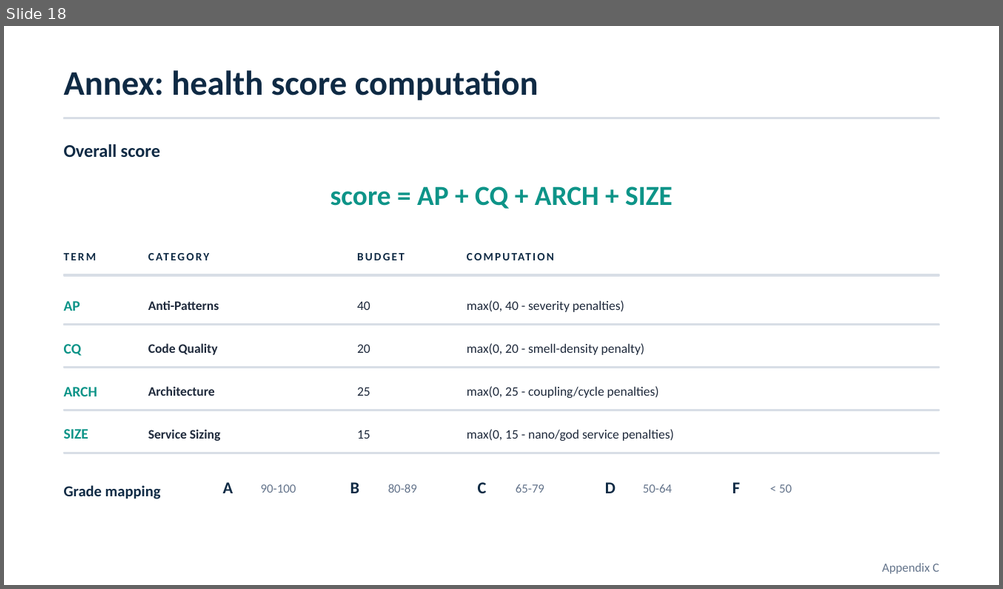
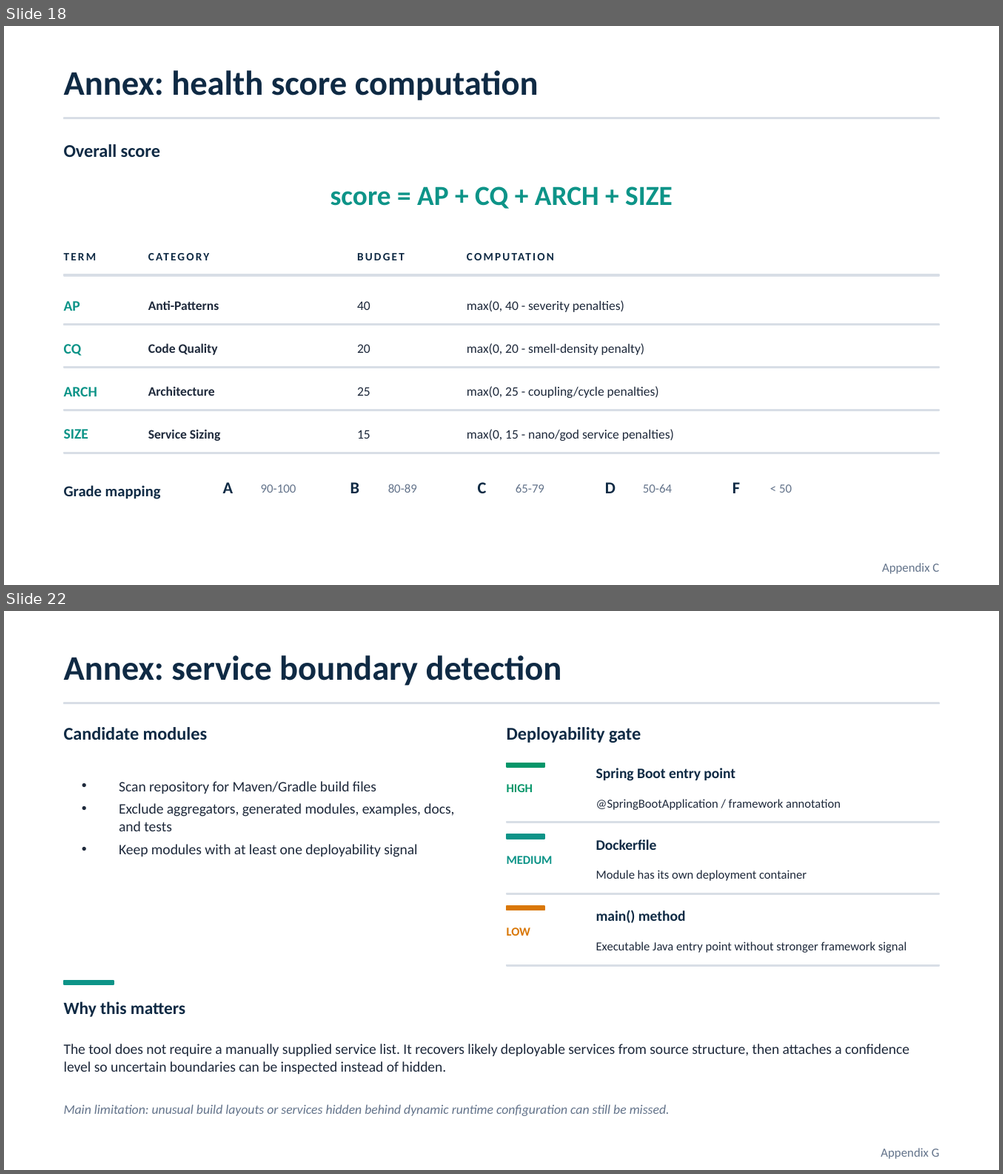
Before and after one commit to andrei45635/dissertation_backend, a slide deck: thesis/presentation/MSA_Detector_Defense_improved_v2.pptx. Shown one above the other, each under a label of ours: slide 18 before the commit, slides 18 and 22 after it; the slides between them are not shown. The pictures are 1003x589 and 1003x1174 pixels, drawn with LibreOffice and Linux fonts; fonts in the diff are those of the drawing. Boxes give left, top, right and bottom in pixels: in the first picture for what was removed or moved away, otherwise in the second. Text is boxed around its words. In the diff, an @@ line names an element or a change of style, - is before the commit and + after.

```diff
--- a/thesis/presentation/MSA_Detector_Defense_improved_v2.pptx
+++ b/thesis/presentation/MSA_Detector_Defense_improved_v2.pptx
@@ slide 22 added at (x1=4, y1=611, x2=999, y2=1170), background #FFFFFF @@
@@ text added at (x1=64, y1=655, x2=562, y2=686), 25 pt, text #0F2A44, bold @@
+Annex: service boundary detection
@@ rectangle added at (x1=64, y1=703, x2=939, y2=703), fill #D8DEE6, outline #D8DEE6 1 pt @@
@@ text added at (x1=64, y1=727, x2=207, y2=740), 13 pt, text #0F2A44, bold @@
+Candidate modules
@@ text added at (x1=506, y1=727, x2=640, y2=743), 13 pt, text #0F2A44, bold @@
+Deployability gate
@@ rectangle added at (x1=506, y1=763, x2=544, y2=767), fill #059669, outline #059669 1 pt @@
@@ text added at (x1=119, y1=781, x2=454, y2=857), 10.5 pt, text #1E293B @@
+• Scan repository for Maven/Gradle build files
+• Exclude aggregators, generated modules, examples, docs, and tests
+• Keep modules with at least one deployability signal
@@ text added at (x1=506, y1=784, x2=532, y2=792), 8.8 pt, text #059669, bold @@
+HIGH
@@ text added at (x1=596, y1=768, x2=735, y2=781), 10.5 pt, text #0F2A44, bold @@
+Spring Boot entry point
@@ text added at (x1=596, y1=799, x2=840, y2=810), 8.9 pt, text #1E293B @@
+@SpringBootApplication / framework annotation
@@ rectangle added at (x1=506, y1=822, x2=939, y2=823), fill #D8DEE6, outline #D8DEE6 1 pt @@
@@ rectangle added at (x1=506, y1=834, x2=544, y2=839), fill #0D9488, outline #0D9488 1 pt @@
@@ text added at (x1=596, y1=840, x2=657, y2=850), 10.5 pt, text #0F2A44, bold @@
+Dockerfile
@@ text added at (x1=506, y1=856, x2=552, y2=864), 8.8 pt, text #0D9488, bold @@
+MEDIUM
@@ text added at (x1=596, y1=870, x2=806, y2=881), 8.9 pt, text #1E293B @@
+Module has its own deployment container
@@ rectangle added at (x1=506, y1=894, x2=939, y2=894), fill #D8DEE6, outline #D8DEE6 1 pt @@
@@ rectangle added at (x1=506, y1=906, x2=544, y2=911), fill #D97706, outline #D97706 1 pt @@
@@ text added at (x1=596, y1=910, x2=686, y2=923), 10.5 pt, text #0F2A44, bold @@
+main() method
@@ text added at (x1=506, y1=928, x2=530, y2=936), 8.8 pt, text #D97706, bold @@
+LOW
@@ text added at (x1=596, y1=942, x2=906, y2=953), 8.9 pt, text #1E293B @@
+Executable Java entry point without stronger framework signal
@@ rectangle added at (x1=506, y1=965, x2=939, y2=966), fill #D8DEE6, outline #D8DEE6 1 pt @@
@@ rectangle added at (x1=64, y1=981, x2=114, y2=985), fill #0D9488, outline #0D9488 1 pt @@
@@ text added at (x1=64, y1=1002, x2=185, y2=1017), 12.5 pt, text #0F2A44, bold @@
+Why this matters
@@ text added at (x1=64, y1=1044, x2=909, y2=1074), 10.5 pt, text #1E293B @@
+The tool does not require a manually supplied service list. It recovers likely deployable services from source structure, then attaches a confidence level so uncertain boundaries can be inspected instead of hidden.
@@ text added at (x1=64, y1=1105, x2=669, y2=1116), 9.5 pt, text #64748B, italic @@
+Main limitation: unusual build layouts or services hidden behind dynamic runtime configuration can still be missed.
@@ text added at (x1=880, y1=1148, x2=939, y2=1159), 9 pt, text #64748B @@
+Appendix G
```
Also in this commit, not shown: 2 slides changed, 5 other slides added, 2 other files.
